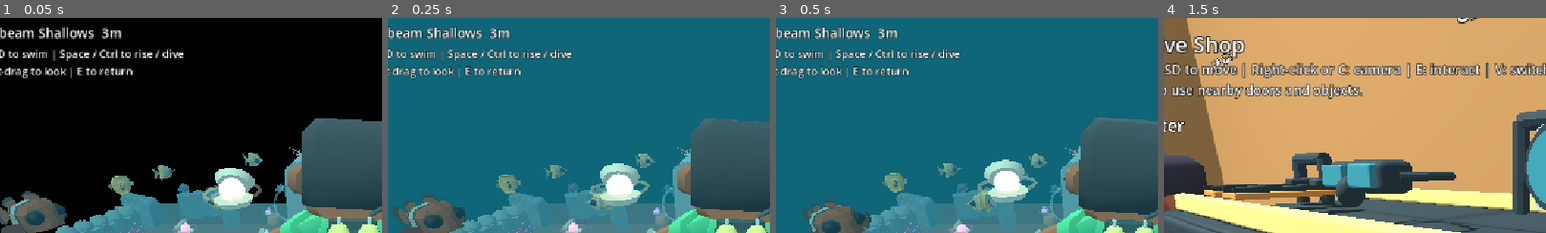
Above: before the commit, frames 1-4 (left to right).
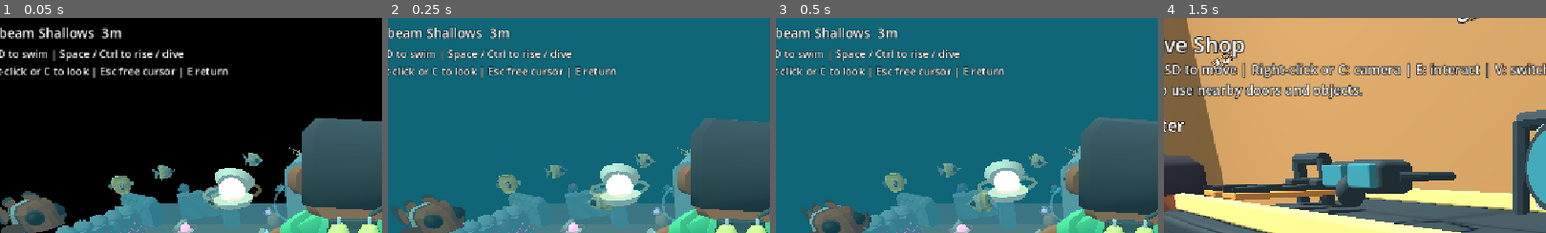
Above: after the commit, the same moments.

Repository: WillowbrookGame/willowbrook
Game: Godot game, scene res://game/scuba/reef.tscn
Two runs of this game, one before a commit and one after it. Both use one fixed random seed, a clock stepped at 60 frames per second and the inputs below. This scene is started directly instead of the project's main scene. Sound files missing from this copy of the repository are replaced by a short silence.
Inputs (mouse positions are % of the whole screen's width and height, from its top left):
- Up to frame 1 (0.05 s): no input
- Up to frame 2 (0.25 s): no input
- Up to frame 3 (0.5 s): no input
- Up to frame 4 (1.5 s): tap Enter at 0.5 s; move the mouse to (72, 45) at 0.52 s; hold Right (ui_right) 0.53-1.25 s; tap C at 0.6 s; click (72, 45) at 0.67 s; tap Space at 0.77 s; tap E at 0.8 s; drag from (30, 55) to (45, 70) at 1.27 s
The pictures show only the part of the screen within x 4-54%, y 0-50%; the shares and areas given below are measured in that part.

The runs differ from the first frame. In frame 1, 1.4% of the frame differs, in the area x 2-60%, y 22-28%; in frame 2, 1.6%; in frame 3, 1.6%; in frame 4, nothing differs.

Commit message:
Match Scuba mouse-look toggle (Right-click / C / Esc) to Town and Beach

Diff:
--- a/game/scuba/reef.gd
+++ b/game/scuba/reef.gd
@@ -40,7 +40,7 @@
 var _pad=GAMEPAD.new()
 var _yaw:=0.0
 var _pitch:=0.22
-var _right:=false
+var _mouse_look:=false
 var _rise_held:=false
 var _sink_held:=false
 var _pad_rise:=false
@@ -189,7 +189,7 @@
 	hud.add_child(treasure_banner)
 	var hint:=Label.new()
 	hint.name="SwimHint"
-	hint.text="WASD to swim | Space / Ctrl to rise / dive\nRight-drag to look | E to return"
+	hint.text="WASD to swim | Space / Ctrl to rise / dive\nRight-click or C to look | Esc free cursor | E return"
 	hint.position=Vector2(10,42)
 	hint.add_theme_constant_override("outline_size",4)
 	hud.add_child(hint)
@@ -243,6 +243,28 @@
 		_chat_host.bind_arena_chat(null)
 	if _document!=null and _visibility!=null:_document.removeEventListener("visibilitychange",_visibility)
 
+func _is_mouse_looking() -> bool:
+	if DisplayServer.get_name()=="headless":
+		return _mouse_look
+	if _mouse_look and Input.mouse_mode!=Input.MOUSE_MODE_CAPTURED:
+		_mouse_look=false
+	return Input.mouse_mode==Input.MOUSE_MODE_CAPTURED
+
+func _release_look() -> void:
+	_mouse_look=false
+	if Input.mouse_mode==Input.MOUSE_MODE_CAPTURED:
+		Input.mouse_mode=Input.MOUSE_MODE_VISIBLE
+
+func _toggle_mouse_look() -> void:
+	if _changing or _network_modal:
+		return
+	if _is_mouse_looking():
+		_release_look()
+	else:
+		_touch.release_look()
+		_mouse_look=true
+		Input.mouse_mode=Input.MOUSE_MODE_CAPTURED
+
 func _reset_input() -> void:
 	_touch.reset()
 	_vertical_touches.clear()
@@ -250,17 +272,20 @@
 	_sink_held=false
 	_pad_rise=false
 	_pad_sink=false
-	_right=false
 	_pad.suspend()
-	if Input.mouse_mode==Input.MOUSE_MODE_CAPTURED:Input.mouse_mode=Input.MOUSE_MODE_VISIBLE
+	_release_look()
 
 func _input(event: InputEvent) -> void:
 	if _changing or _network_modal:
 		if GAMEPAD.accepts(event):_pad.update(event,true)
 		return
-	if event is InputEventMouseButton and _right and event.button_index==MOUSE_BUTTON_RIGHT and not event.pressed:
-		_right=false
-		Input.mouse_mode=Input.MOUSE_MODE_VISIBLE
+	if event is InputEventMouseButton and event.pressed and event.button_index==MOUSE_BUTTON_RIGHT and event.device!=-1 and _is_mouse_looking():
+		# Release from anywhere if the mouse is locked, even over a HUD control.
+		_release_look()
+		get_viewport().set_input_as_handled()
+		return
+	if event is InputEventMouseMotion and event.device!=-1 and _is_mouse_looking():
+		_look(event.screen_relative,.003)
 		get_viewport().set_input_as_handled()
 		return
 	if event is InputEventScreenTouch:
@@ -291,13 +316,19 @@
 
 func _unhandled_input(event: InputEvent) -> void:
 	if _changing or _network_modal:return
-	if event is InputEventMouseButton and event.button_index==MOUSE_BUTTON_RIGHT and event.device!=-1:
-		_right=event.pressed
-		Input.mouse_mode=Input.MOUSE_MODE_CAPTURED if _right else Input.MOUSE_MODE_VISIBLE
-	elif event is InputEventMouseMotion and _right and event.device!=-1:
-		_look(event.screen_relative,.003)
+	if event is InputEventMouseButton and event.pressed and event.button_index==MOUSE_BUTTON_RIGHT and event.device!=-1:
+		# The HUD gets first chance at mouse presses. Left-click never enters camera mode.
+		_toggle_mouse_look()
+		get_viewport().set_input_as_handled()
 	elif event is InputEventKey and event.pressed and not event.echo:
+		var focused:=get_viewport().gui_get_focus_owner()
+		if focused is LineEdit or focused is TextEdit:
+			if event.keycode==KEY_ESCAPE:_release_look()
+			return
 		if event.keycode==KEY_ESCAPE:_reset_input()
+		elif event.physical_keycode==KEY_C or event.keycode==KEY_C:
+			_toggle_mouse_look()
+			get_viewport().set_input_as_handled()
 		elif event.keycode==KEY_E:return_to_shop()
 
 func _look(at: Vector2, gain: float) -> void:
--- /dev/null
+++ b/game/scuba/test_scuba_mouse_look.gd
@@ -0,0 +1,69 @@
+extends SceneTree
+const REEF := "res://game/scuba/reef.tscn"
+
+func _initialize() -> void:
+	call_deferred("_run")
+
+func _require(ok: bool, msg: String) -> bool:
+	if not ok:
+		push_error(msg)
+		quit(1)
+	return ok
+
+func _mouse_button(button: MouseButton, pressed := true) -> InputEventMouseButton:
+	var ev := InputEventMouseButton.new()
+	ev.device = 0
+	ev.button_index = button
+	ev.pressed = pressed
+	ev.position = Vector2(320, 200)
+	return ev
+
+func _key(code: Key) -> InputEventKey:
+	var ev := InputEventKey.new()
+	ev.keycode = code
+	ev.physical_keycode = code
+	ev.pressed = true
+	return ev
+
+func _run() -> void:
+	if change_scene_to_file(REEF) != OK:
+		quit(1)
+		return
+	await scene_changed
+	var reef := current_scene
+	await process_frame
+	if not _require(not reef._is_mouse_looking(), "Reef should start with visible cursor"):
+		return
+	# Left-click must never capture the mouse.
+	reef._unhandled_input(_mouse_button(MOUSE_BUTTON_LEFT, true))
+	if not _require(not reef._is_mouse_looking(), "Left-click should not capture mouse-look in Scuba"):
+		return
+	# Right-click toggles mouse-look on, and mouse motion turns the camera.
+	reef._unhandled_input(_mouse_button(MOUSE_BUTTON_RIGHT, true))
+	if not _require(reef._is_mouse_looking(), "Right-click did not engage mouse-look in Scuba"):
+		return
+	var yaw_before: float = reef._yaw
+	var motion := InputEventMouseMotion.new()
+	motion.device = 0
+	motion.screen_relative = Vector2(40.0, 0.0)
+	reef._input(motion)
+	if not _require(not is_equal_approx(reef._yaw, yaw_before), "Mouse motion did not rotate camera while captured"):
+		return
+	# Right-click again releases mouse-look.
+	reef._input(_mouse_button(MOUSE_BUTTON_RIGHT, true))
+	if not _require(not reef._is_mouse_looking(), "Second right-click did not release mouse-look"):
+		return
+	# C toggles mouse-look on, and Esc releases it.
+	reef._unhandled_input(_key(KEY_C))
+	if not _require(reef._is_mouse_looking(), "C key did not engage mouse-look"):
+		return
+	reef._unhandled_input(_key(KEY_ESCAPE))
+	if not _require(not reef._is_mouse_looking(), "Esc did not release mouse-look"):
+		return
+	# Modal open releases mouse-look cleanly.
+	reef._unhandled_input(_key(KEY_C))
+	reef.set_zone_modal(true)
+	if not _require(not reef._is_mouse_looking(), "Opening a modal did not release mouse-look"):
+		return
+	print("PASS: Scuba right-click/C toggle mouse-look, Esc/modal release, and left-click stays free")
+	quit()
